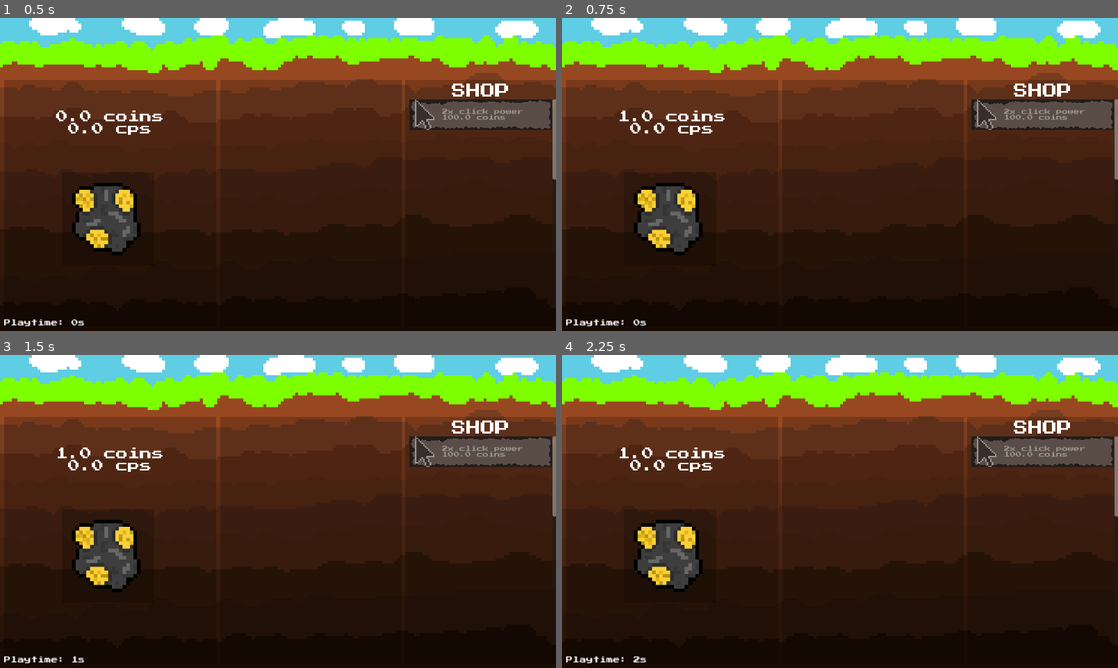
Above: before the commit, frames 1-4 (two rows, left to right).
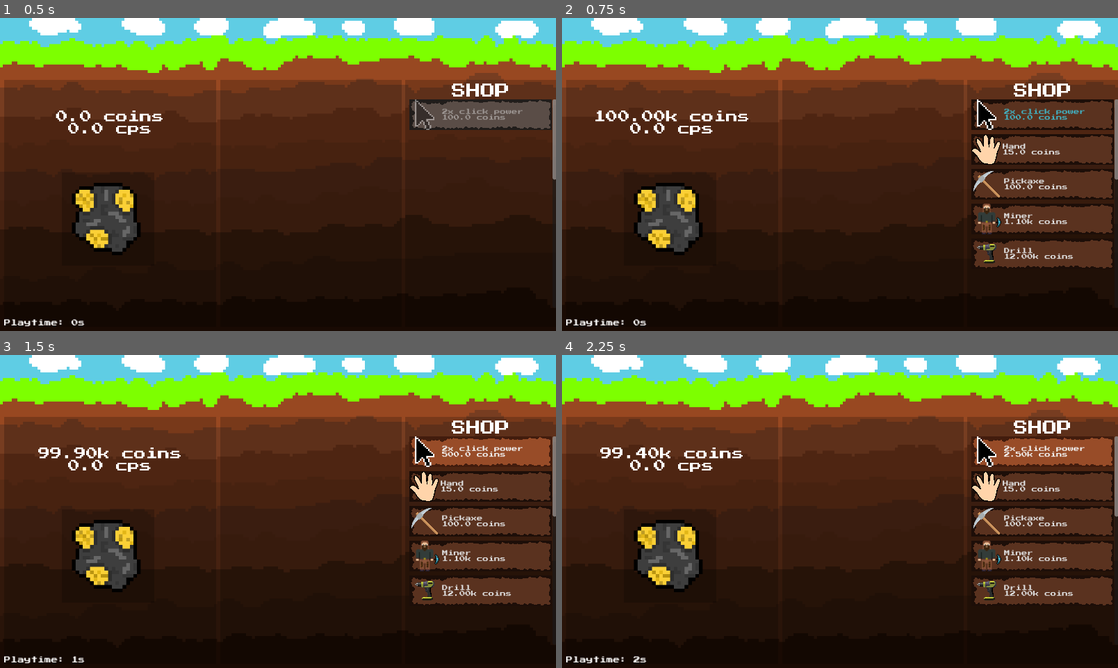
Above: after the commit, the same moments.

Repository: ondrejhonus/miner_tycoon
Game: Godot game, scene res://Scenes/first.tscn
The game is run twice, just before and just after one commit, with the same random seed, the same clock (stepped at 60 frames per second) and the same inputs.
Inputs (mouse positions are in pixels of both pictures, inside the frame that each line leads up to):
- Up to frame 1 (0.5 s): no input
- Up to frame 2 (0.75 s): click (667, 218) at 0.5 s
- Up to frame 3 (1.5 s): click (478, 452) at 1.25 s, where only the run after the commit has a clickable "2x click power 100.0 coins"
- Up to frame 4 (2.25 s): click (1040, 452) at 2 s, where only the run after the commit has a clickable "2x click power 500.0 coins"

Frame 1 is identical in both runs. In frame 2, 10% of the frame differs, in the area x 6-100%, y 26-80%; in frame 3, 11%; in frame 4, 11%.

Commit message:
big number fix, delivery, wizard

Diff:
--- a/Scenes/first.gd
+++ b/Scenes/first.gd
@@ -2,7 +2,7 @@
 
 var coins = Big.new(0.001)
 var cps = Big.new(0)
-var click_power = Big.new(1,0)
+var click_power = Big.new(1,5)
 var cursor_price = Big.new(1,2)
 
 var playtime_seconds = 0
@@ -234,6 +234,21 @@
 		$Canvas/ScrollContainer/Control/diamond_mine.text = "Diamond mine
 %s coins" % [diamond_mine_price.toMetricSymbol()]
 	$Canvas/ScrollContainer/Control/diamond_mine.tooltip_text = "Each diamond_mine provides %s cps" % [diamond_mine_power.toMetricSymbol()]
+
+# delivery_serice button
+	if coins.isGreaterThanOrEqualTo(delivery_service_price.dividedBy(100).times(80)):
+		$Canvas/ScrollContainer/Control/delivery_service.visible = true
+	if coins.isGreaterThanOrEqualTo(delivery_service_price):
+		$Canvas/ScrollContainer/Control/delivery_service.disabled = false
+	else:
+		$Canvas/ScrollContainer/Control/delivery_service.disabled = true
+	if delivery_service_count > 0:
+		$Canvas/ScrollContainer/Control/delivery_service.text = "Delivery service | %sx
+%s coins" % [delivery_service_count, delivery_service_price.toMetricSymbol()]
+	else:
+		$Canvas/ScrollContainer/Control/delivery_service.text = "Delivery service
+%s coins" % [delivery_service_price.toMetricSymbol()]
+	$Canvas/ScrollContainer/Control/delivery_service.tooltip_text = "Each delivery_service provides %s cps" % [delivery_service_power.toMetricSymbol()]
 	pass
 
 
@@ -365,3 +380,15 @@
 %s needed.[/center]" % [diamond_mine_price.minus(coins).toMetricSymbol()]
 		$Canvas/Notification/ColorRect.visible = true;
 	pass
+
+func _on_delivery_service_pressed():
+	if coins.minus(delivery_service_price).isPositive() and coins.isGreaterThanOrEqualTo(delivery_service_price):
+		coins = Big.subtract(coins,delivery_service_price)
+		cps.plusEquals(delivery_service_power)
+		delivery_service_price.timesEquals(1.2)
+		delivery_service_count += 1
+	else:
+		$Canvas/Notification.text = "[center]Not enough money!
+%s needed.[/center]" % [delivery_service_price.minus(coins).toMetricSymbol()]
+		$Canvas/Notification/ColorRect.visible = true;
+	pass
Binary file added: sprites/delivery-service.png
Binary file added: sprites/wizard.png
